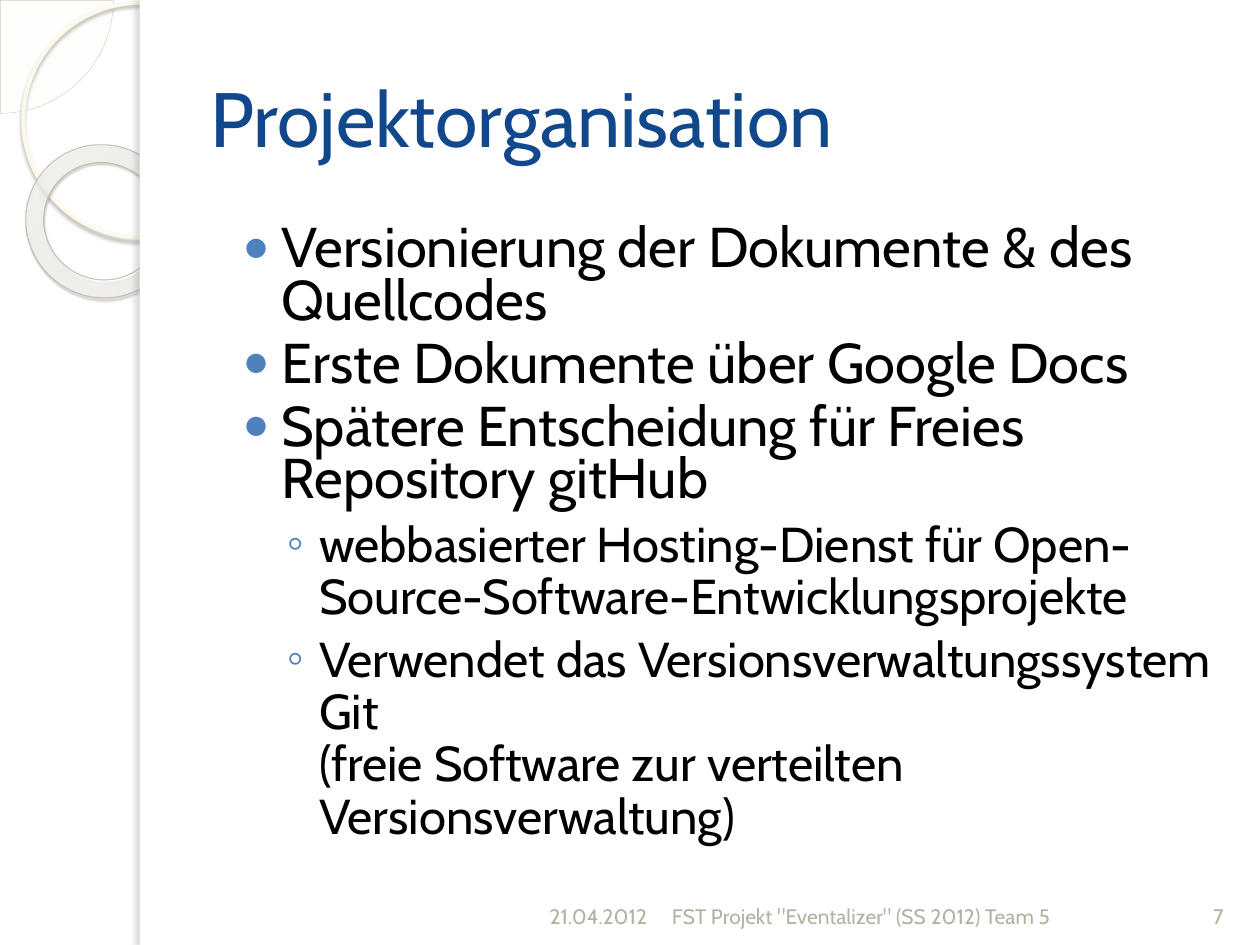
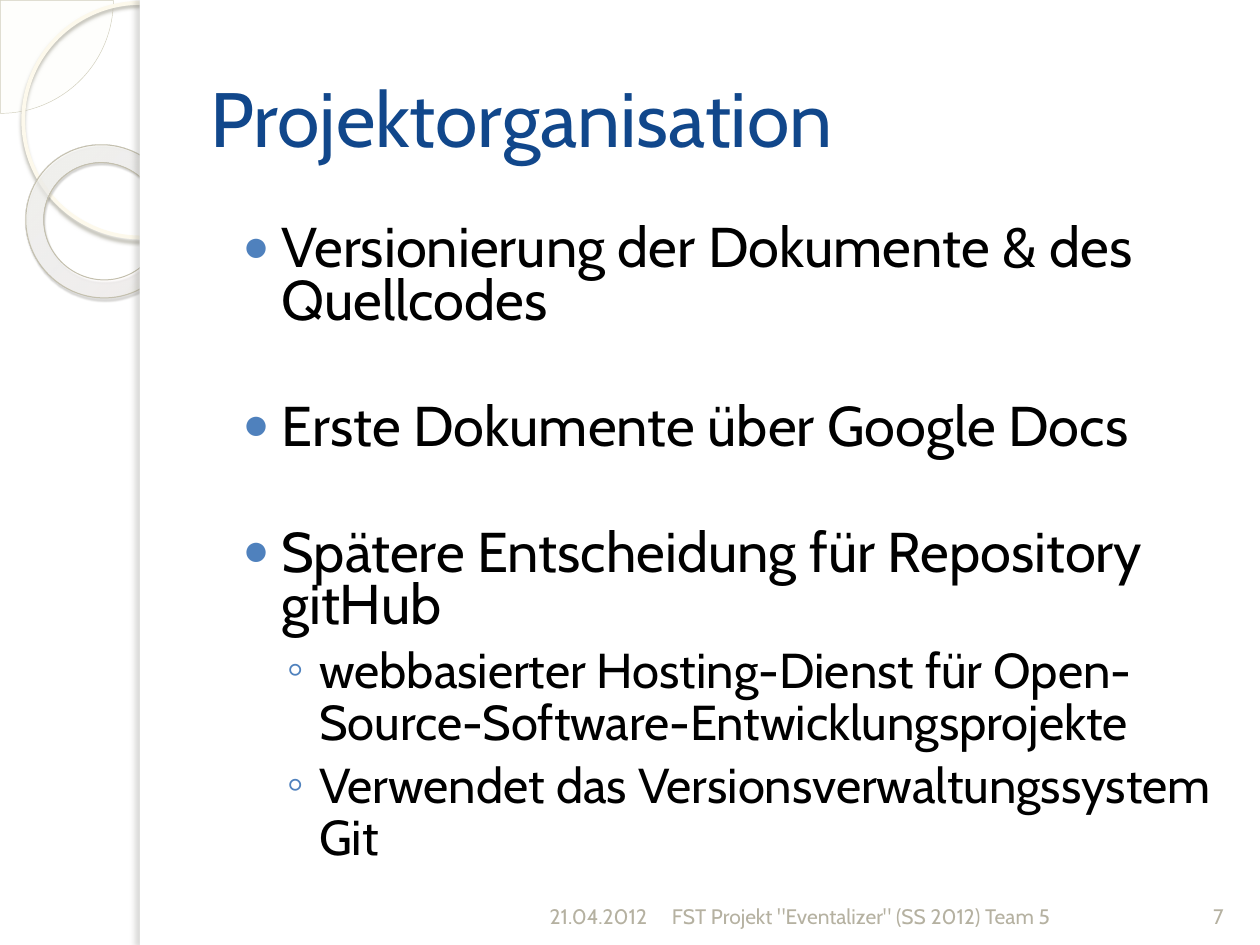
Before and after one commit to silkslostsoul/Eventalizer, a slide deck: slide 7 of Dokumente/Zwischenstand zum 2012-04-21_v2.pptx. Drawn at 1260x945 pixels with LibreOffice and Linux fonts; fonts in the diff are those of the drawing; background and template pictures are left out. Boxes give left, top, right and bottom in pixels: in the first picture for what was removed or moved away, otherwise in the second. Text is boxed around its words. In the diff, an @@ line names an element or a change of style, - is before the commit and + after.

```diff
--- a/Dokumente/Zwischenstand zum 2012-04-21_v2.pptx
+++ b/Dokumente/Zwischenstand zum 2012-04-21_v2.pptx
@@ text at (x1=282, y1=530, x2=1142, y2=637): text changed @@
-● Spätere Entscheidung für Freies Repository gitHub
+● Spätere Entscheidung für Repository gitHub
@@ text at (x1=319, y1=766, x2=1210, y2=856): text changed @@
-  ◦ Verwendet das Versionsverwaltungssystem Git
-    (freie Software zur verteilten Versionsverwaltung)
+  ◦ Verwendet das Versionsverwaltungssystem Git
```
Also in this commit, not shown: 20 other slides changed, 3 slides removed, 5 other files.
